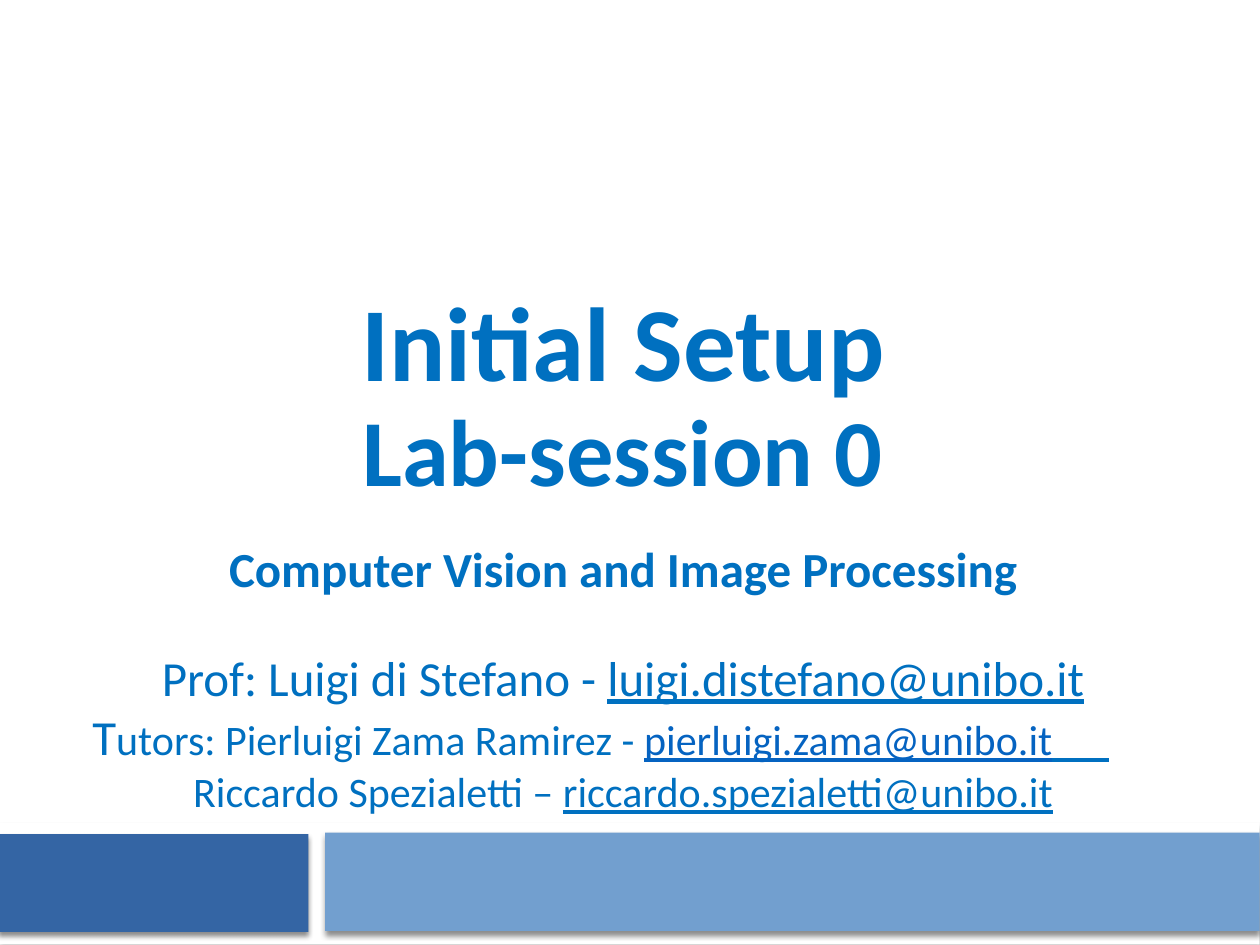
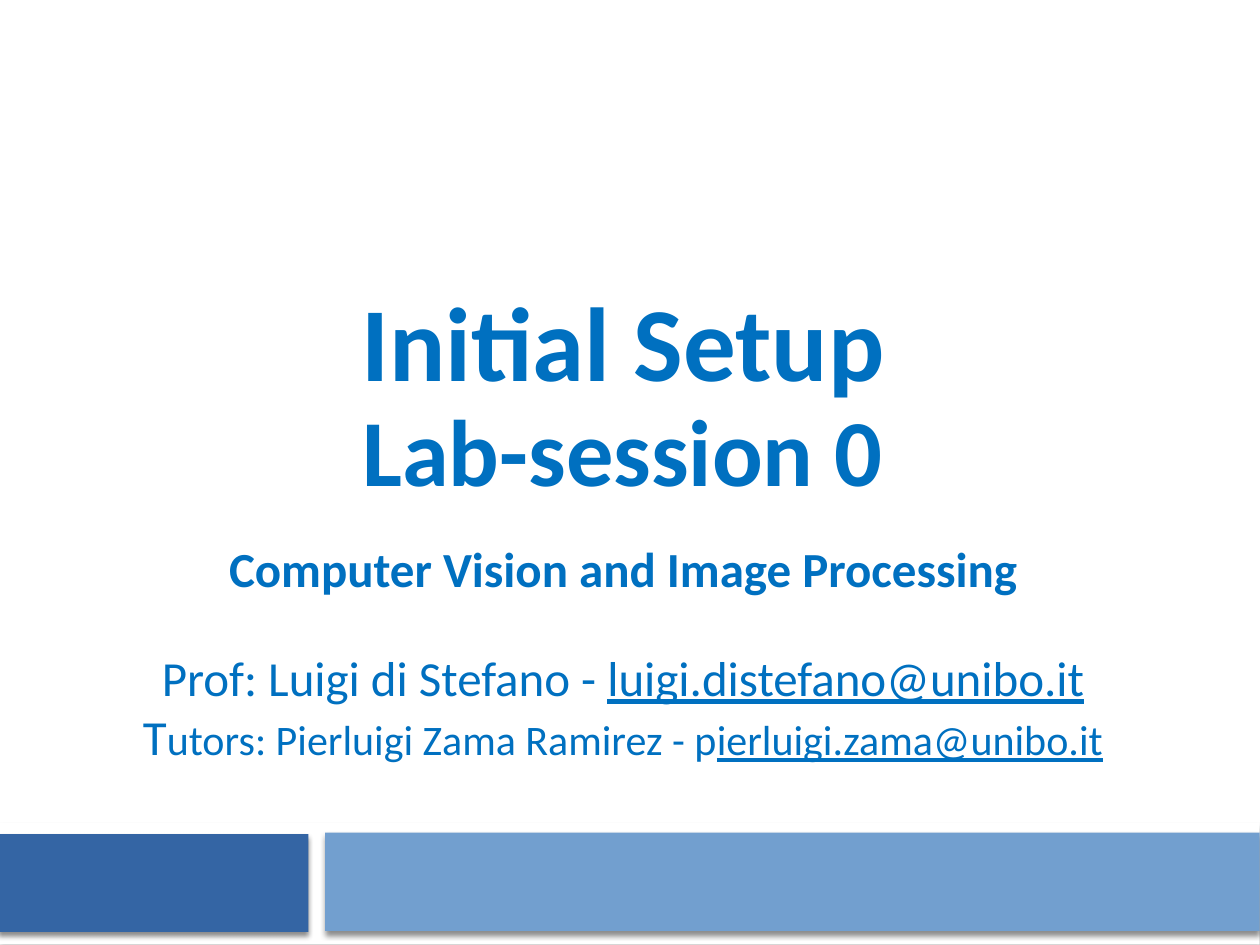
Before and after one commit to CVLAB-Unibo/ComputerVisionImageProcessing-LabSessions, a slide deck: slide 1 of LabSession0 - Initial Setup.pptx. Drawn at 1260x945 pixels with LibreOffice and Linux fonts; fonts in the diff are those of the drawing; background and template pictures are left out. Boxes give left, top, right and bottom in pixels: in the first picture for what was removed or moved away, otherwise in the second. Text is boxed around its words. In the diff, an @@ line names an element or a change of style, - is before the commit and + after.

Commit message:
Update 2022 LabSession1

```diff
--- a/LabSession0 - Initial Setup.pptx
+++ b/LabSession0 - Initial Setup.pptx
@@ subtitle at (x1=162, y1=662, x2=1102, y2=763): text changed @@
-Prof: Luigi di Stefano - luigi.distefano@unibo.it
-Tutors: Pierluigi Zama Ramirez - pierluigi.zama@unibo.it Riccardo Spezialetti – riccardo.spezialetti@unibo.it
+Prof: Luigi di Stefano - luigi.distefano@unibo.it
+Tutors: Pierluigi Zama Ramirez - pierluigi.zama@unibo.it
```
Also in this commit, not shown: 4 other slides changed, 1 slide removed, 6 other files.
